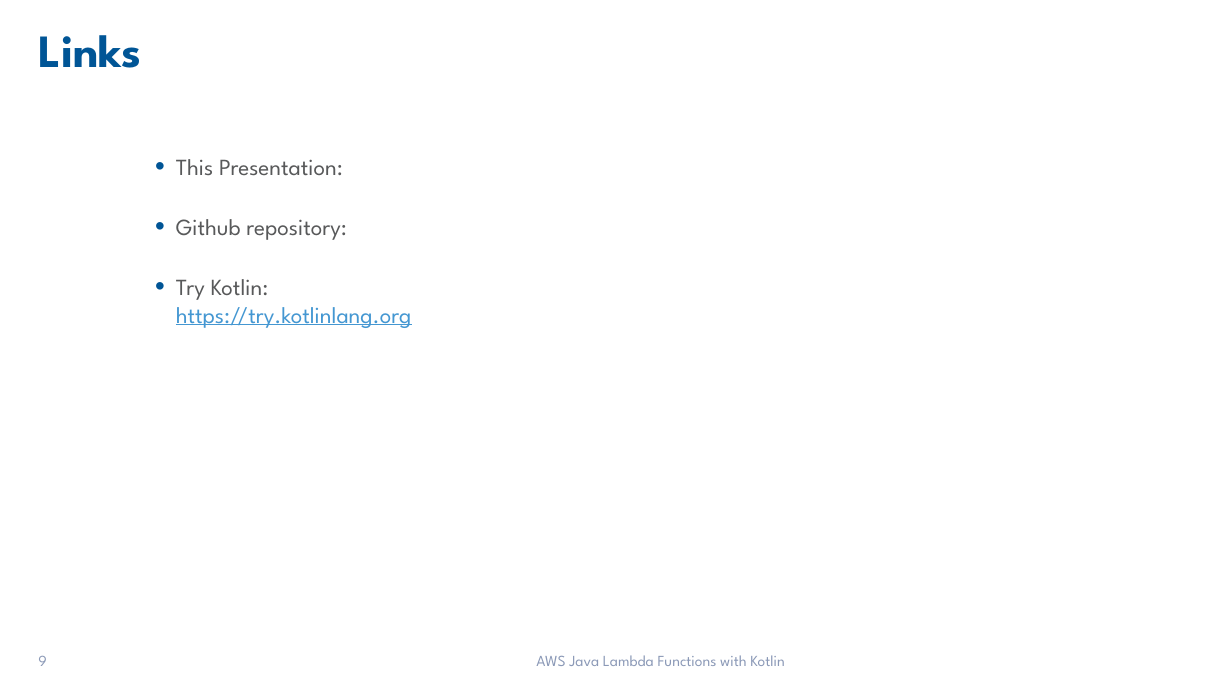
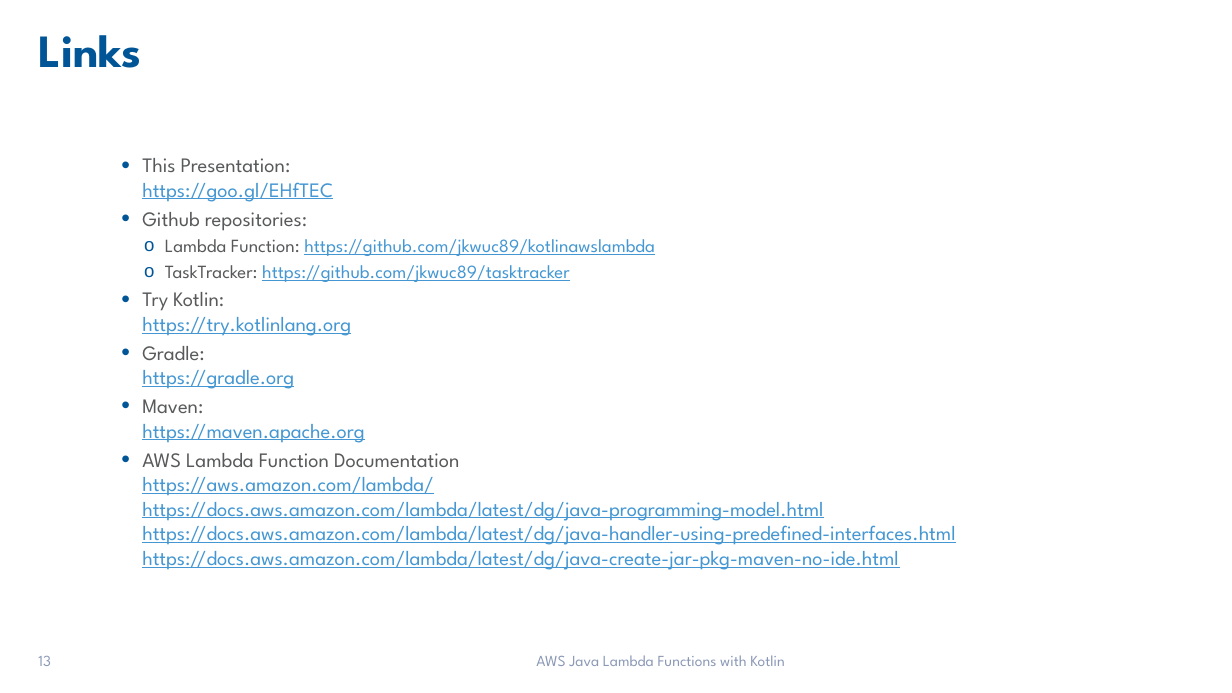
Before and after one commit to jkwuc89/Presentations, a slide deck: slide 13 of AWS Java Lambda Functions with Kotlin.pptx (slide 9 before the commit). Drawn at 1232x693 pixels with LibreOffice and Linux fonts; fonts in the diff are those of the drawing; background and template pictures are left out. Boxes give left, top, right and bottom in pixels: in the first picture for what was removed or moved away, otherwise in the second. Text is boxed around its words. In the diff, an @@ line names an element or a change of style, - is before the commit and + after.

```diff
--- a/AWS Java Lambda Functions with Kotlin.pptx
+++ b/AWS Java Lambda Functions with Kotlin.pptx
@@ text "This Presentation: https://goo.gl/EHfTEC": place and size @@
-text "This Presentation: https://goo.gl/EHfTEC" at (176,159,412,328)
+text "This Presentation: https://goo.gl/EHfTEC" at (142,158,955,570)
@@ text at (142,158,655,282): text changed; size 18 to 14.5 pt; text colour #58595A to #4497D2 @@
-• This Presentation:
-• Github repository:
+• This Presentation:
+  https://goo.gl/EHfTEC
+• Github repositories:
+  o Lambda Function: https://github.com/jkwuc89/kotlinawslambda
+  o TaskTracker: https://github.com/jkwuc89/tasktracker
@@ text at (142,292,351,336): size 18 to 16 pt in "Try Kotlin: https://try.kotlinlang.org" @@
@@ text at (142,346,955,570): paragraphs added @@
+• Gradle:
+  https://gradle.org
+• Maven:
+  https://maven.apache.org
+• AWS Lambda Function Documentation
+  https://aws.amazon.com/lambda/
+  https://docs.aws.amazon.com/lambda/latest/dg/java-programming-model.html
+  https://docs.aws.amazon.com/lambda/latest/dg/java-handler-using-predefined-interfaces.html
+  https://docs.aws.amazon.com/lambda/latest/dg/java-create-jar-pkg-maven-no-ide.html
@@ page number at (38,656,51,666): text changed @@
-9
+13
```
Also in this commit, not shown: 4 other slides changed, 4 slides added.
